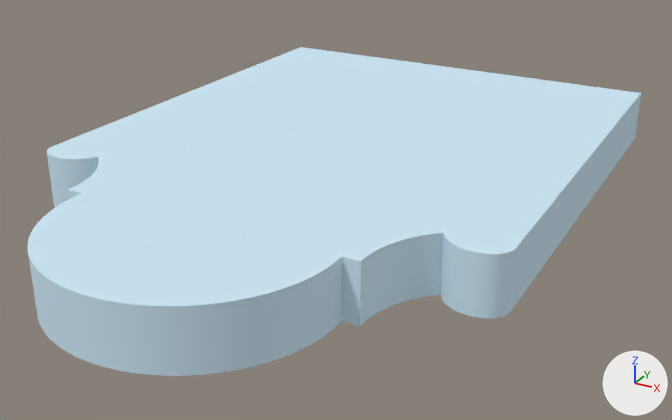
Two versions of the FBX model Unity Project/Giroux-CAP6117-SANC - crown/Assets/Models/LOD Headstones/PA-2-F.fbx, one commit apart.
Rendered twice from a camera (50 mm lens) standing at (0.378, -0.999, 0.285) and looking at (0.004, -0.318, -0.055). Every picture has the same lights, and +X, +Y and +Z are marked at lower right. The first picture is the older version. Objects named as collision shapes, trigger or cutter boxes, shadow casters or lower levels of detail are left out. Where no turn or scale is listed for an object, it has been applied to the vertices.

The older version as bpy lines, for what is in view:
```python
mat_0_615686_0_811765_0_929412_0_000000_0_111 = principled_material('0.615686_0.811765_0.929412_0.000000_0.111')
mat_0_615686_0_811765_0_929412_0_000000_0_111.base_color = (0.616, 0.812, 0.929)  # blue #cee9f7
mat_0_615686_0_811765_0_929412_0_000000_0_111.roughness = 1.0
me_mesh11_012 = bpy.data.meshes.new('mesh11.012')
me_mesh11_012.from_pydata(...)  # 506 vertices, 1008 faces; spans x -0.228..0.206, y -0.622..0.0, z -0.051..0.0
me_mesh11_012.materials.append(mat_0_615686_0_811765_0_929412_0_000000_0_111)  # blue #cee9f7
ob_pa_2_f_lod0 = bpy.data.objects.new('PA-2-F_LOD0', me_mesh11_012)
ob_pa_2_f_lod0.location = (0.0, 0.0, 0.0)
```
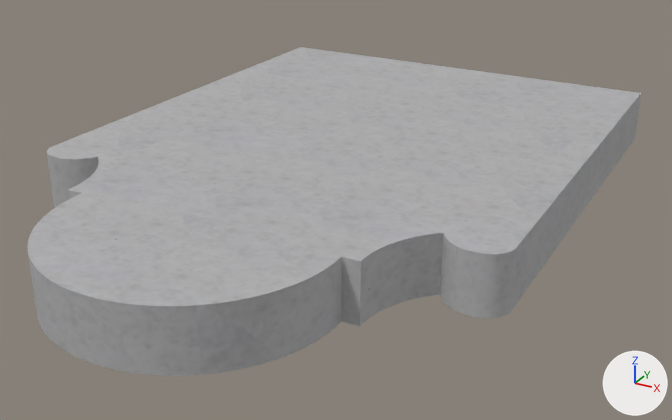
Where the change shows, as pixel boxes (x1, y1, x2, y2) in the pictures (672 x 420 px):
'PA-2-F_LOD0', surface changed (blue to grey)
    both: (28, 47, 641, 376)

Diff of the bpy script that builds the scene:
```diff
--- a/Unity Project/Giroux-CAP6117-SANC - crown/Assets/Models/LOD Headstones/PA-2-F.fbx.py
+++ b/Unity Project/Giroux-CAP6117-SANC - crown/Assets/Models/LOD Headstones/PA-2-F.fbx.py
@@ img_a_2_f_png @@
+img_a_2_f_png = load_image('A-2-F.png', '../../Materials/LOD Headstone Mats/A-2-F.png', 1024, 1024, 'sRGB')
@@ mat_0_615686_0_811765_0_929412_0_000000_0_111 @@
 mat_0_615686_0_811765_0_929412_0_000000_0_111 = principled_material('0.615686_0.811765_0.929412_0.000000_0.111')
-mat_0_615686_0_811765_0_929412_0_000000_0_111.base_color = (0.616, 0.812, 0.929)  # blue #cee9f7
-mat_0_615686_0_811765_0_929412_0_000000_0_111.roughness = 1.0
+mat_0_615686_0_811765_0_929412_0_000000_0_111.texture = img_a_2_f_png
+mat_0_615686_0_811765_0_929412_0_000000_0_111.roughness = 0.859
```
